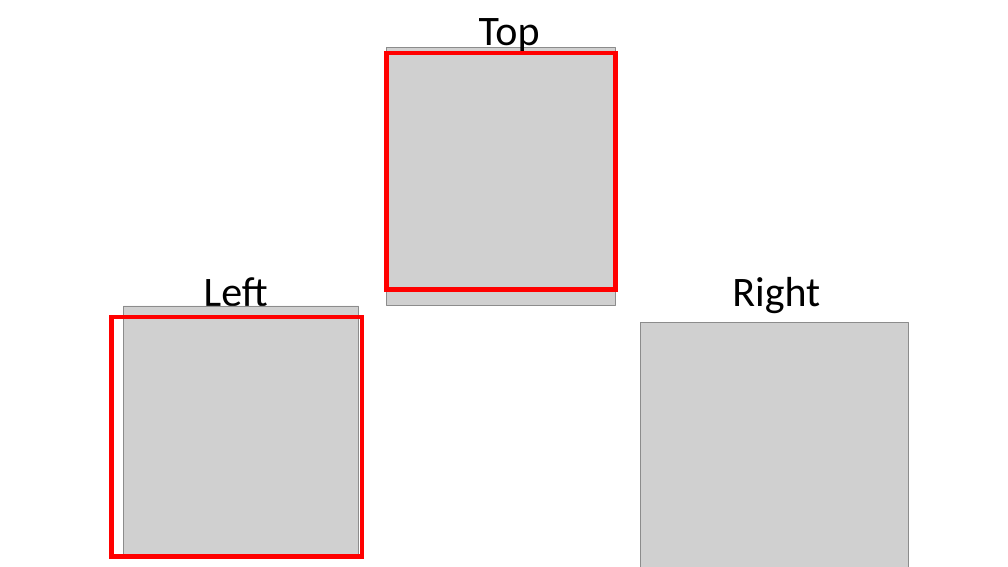
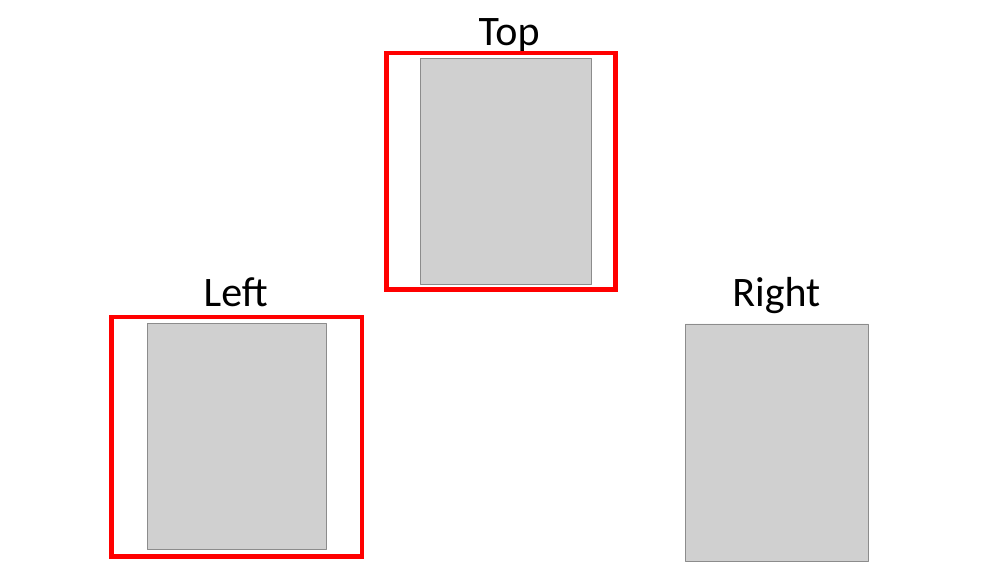
Before and after one commit to habemusne/simi, a slide deck: slide 1 of static/images/bad_examples/primitives.pptx. Drawn at 1008x567 pixels with LibreOffice and Linux fonts; fonts in the diff are those of the drawing; grey boxes stand for pictures. Boxes give left, top, right and bottom in pixels: in the first picture for what was removed or moved away, otherwise in the second. Text is boxed around its words. In the diff, an @@ line names an element or a change of style, - is before the commit and + after.

```diff
--- a/static/images/bad_examples/primitives.pptx
+++ b/static/images/bad_examples/primitives.pptx
@@ picture resized from (x1=387, y1=48, x2=616, y2=306) to (x1=420, y1=58, x2=591, y2=285) @@
@@ picture resized from (x1=124, y1=306, x2=359, y2=557) to (x1=147, y1=324, x2=327, y2=550) @@
@@ picture resized from (x1=640, y1=323, x2=909, y2=567) to (x1=686, y1=324, x2=869, y2=561) @@
```
Also in this commit, not shown: 3 other slides changed, 18 other files.
